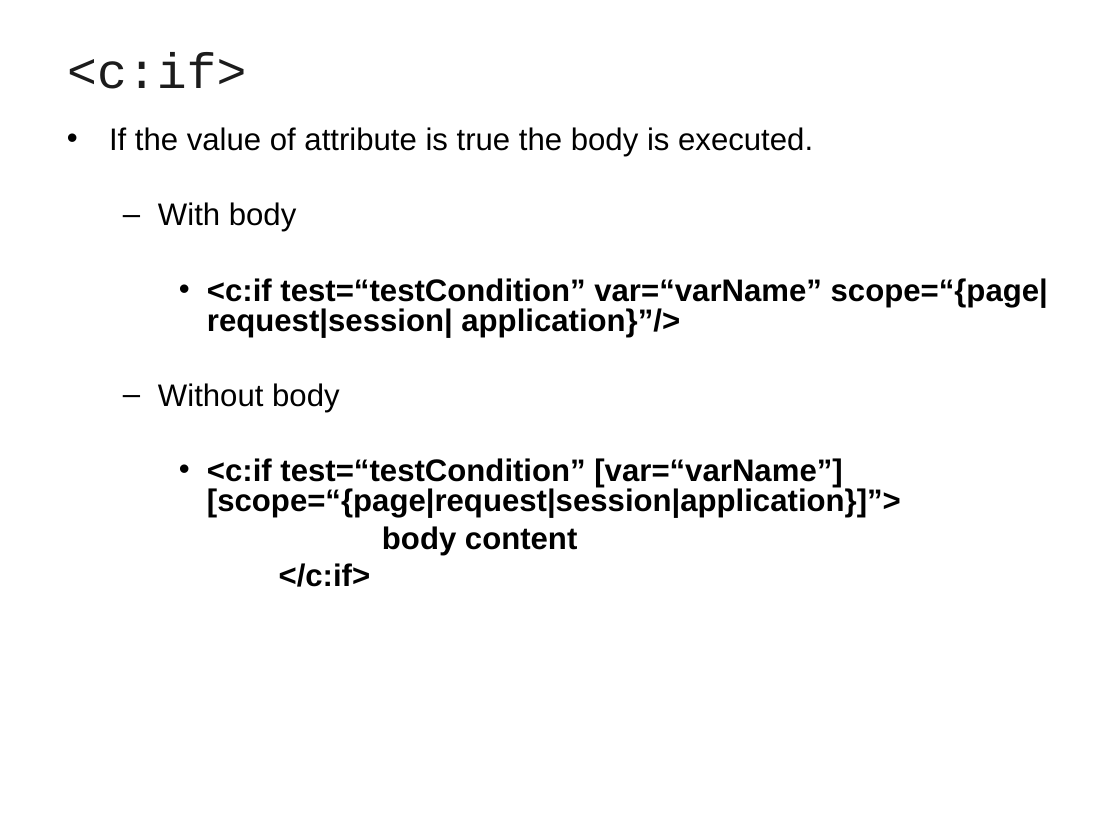
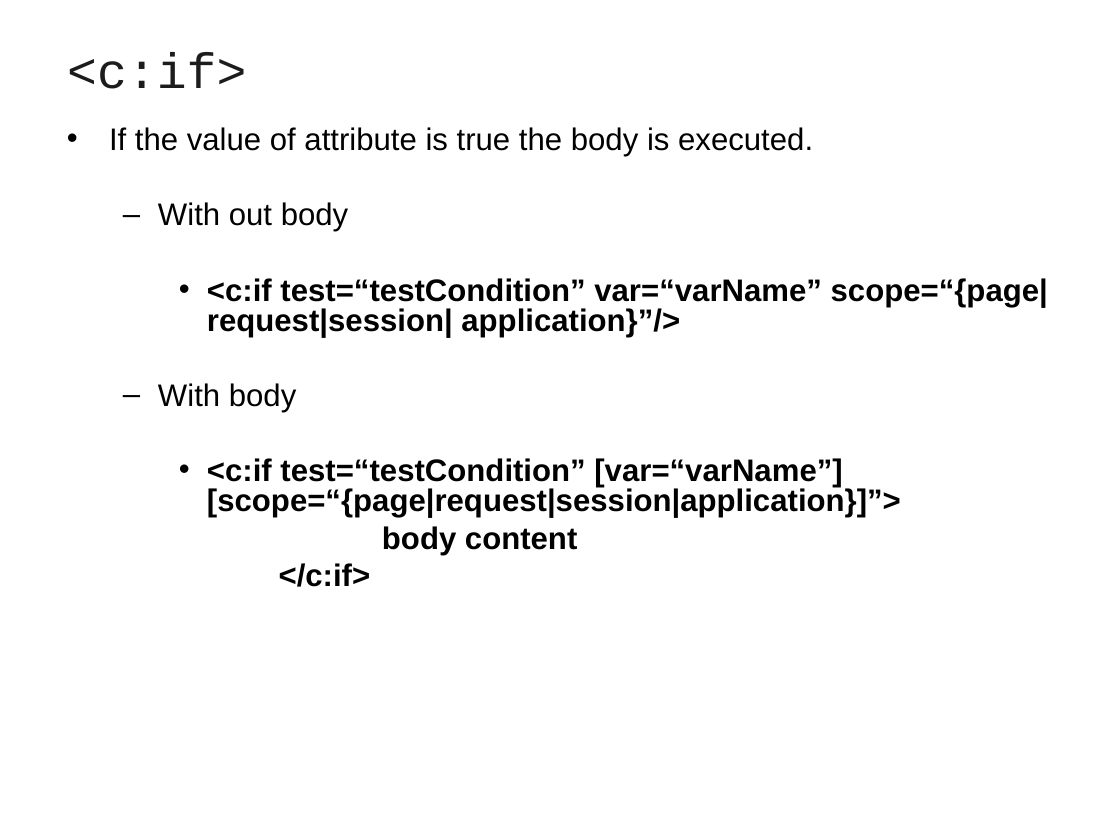
Before and after one commit to vatsanTraining/corejava, a slide deck: slide 50 of JEE_HSBC_2020.ppt (slide 51 before the commit). Drawn at 1120x840 pixels with LibreOffice and Linux fonts; fonts in the diff are those of the drawing; background and template pictures are left out. Boxes give left, top, right and bottom in pixels: in the first picture for what was removed or moved away, otherwise in the second. Text is boxed around its words. In the diff, an @@ line names an element or a change of style, - is before the commit and + after.

```diff
--- a/JEE_HSBC_2020.ppt
+++ b/JEE_HSBC_2020.ppt
@@ text at (158, 202, 1048, 337): paragraphs added @@
+  – With out body
+    • <c:if test=“testCondition” var=“varName” scope=“{page|request|session| application}”/>
@@ text at (158, 278, 1048, 412): paragraphs removed @@
-    • <c:if test=“testCondition” var=“varName” scope=“{page|request|session| application}”/>
-  – Without body
```
Also in this commit, not shown: 1 slide removed, 2 other files.
